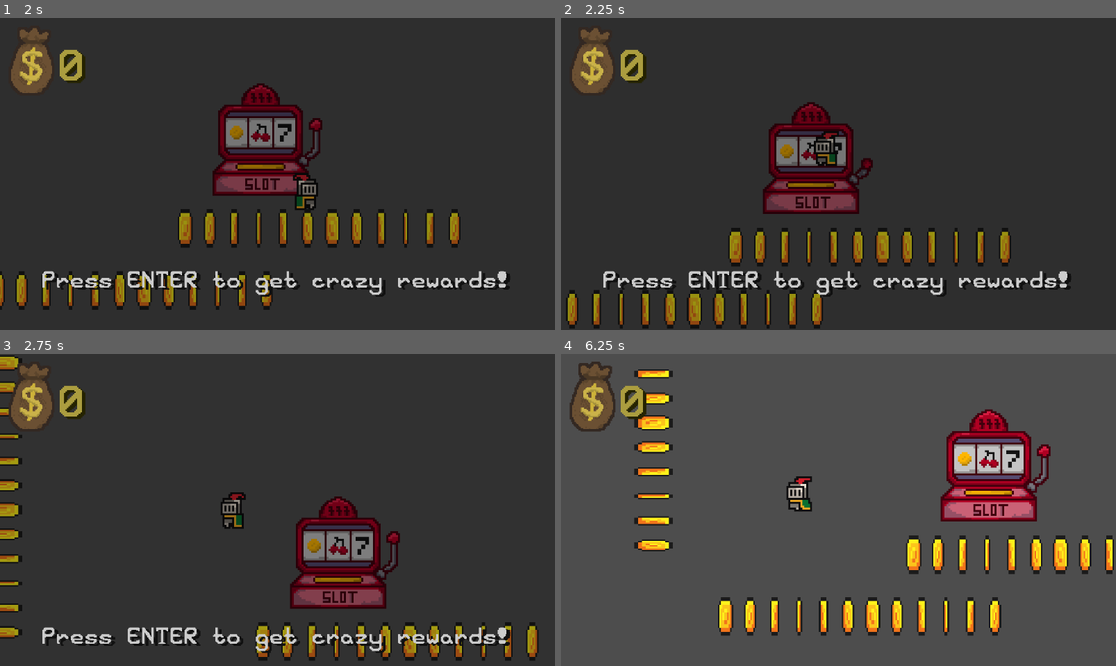
Above: before the commit, frames 1-4 (two rows, left to right).
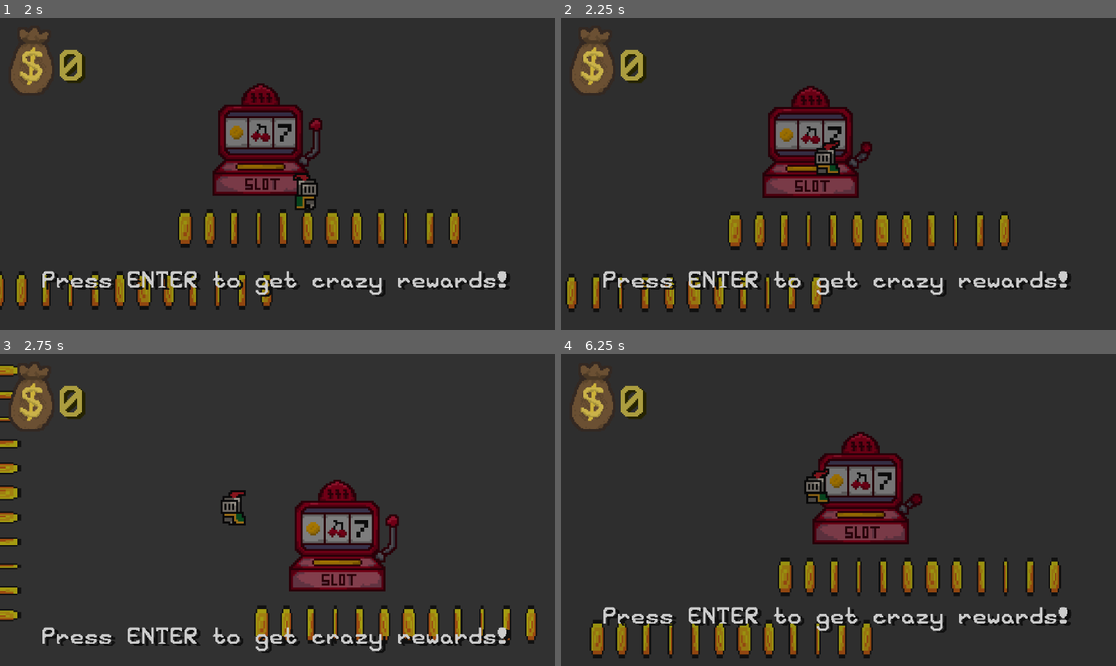
Above: after the commit, the same moments.

Repository: tomkoid/brackeys_game_jam
Game: Godot game, scene res://level.tscn
Same seed, same stepped clock (60 frames per second), same inputs: the game is played once before the commit and once after it.
Inputs:
- Up to frame 1 (2 s): tap Enter (interact) at 0.5, 1.25, 1.35 s; hold D (right) from 0.53 s (still down); tap Space (jump) at 0.6, 0.77, 1.07, 1.52, 1.55, 1.82 s
- Up to frame 2 (2.25 s): tap Enter (interact) at 2 s; release D (right) at 2.03 s; hold A (left) from 2.03 s (still down); tap Space (jump) at 2.1 s
- Up to frame 3 (2.75 s): keep holding A (left)
- Up to frame 4 (6.25 s): tap Enter (interact) at 2.75, 2.85, 3.5, 4.25, 4.35, 5.85 s; release A (left) at 2.78 s; hold D (right) 2.78-4.28 s; tap Space (jump) at 3.02, 3.05, 3.32, 3.6, 3.77, 4.07, 4.52, 4.55, 4.82, 5.1, 6.02, 6.05 s; hold A (left) 4.28-5.03 s; hold D (right) 5.03-5.78 s; hold A (left) from 5.78 s (still down)

Frame 1 is identical in both runs. In frame 2, 11% of the frame differs, in the area x 0-82%, y 21-100%; in frame 3, 11%; in frame 4, 95%, in the area x 0-100%, y 0-100%.

Commit message:
minor bug fixes

Diff:
--- a/Scripts/Player.gd
+++ b/Scripts/Player.gd
@@ -37,7 +37,7 @@
 		velocity.y = wall_slide_speed
 
 	# ---- SKOK ----
-	if Input.is_action_just_pressed("ui_accept"):
+	if Input.is_action_just_pressed("jump"):
 		if is_on_floor():
 			velocity.y = jump_velocity
 		elif on_left_wall or on_right_wall:
@@ -52,7 +52,6 @@
 
 	# ---- ANIMACE ----
 	_update_animation(input_dir)
-	print("Left:", on_left_wall, "Right:", on_right_wall)
 
 func _update_animation(input_dir: float) -> void:
 	# Otočení podle směru pohybu
--- a/level.tscn
+++ b/level.tscn
@@ -1,6 +1,6 @@
 [gd_scene load_steps=5 format=4 uid="uid://b68neqhxebs03"]
 
-[ext_resource type="PackedScene" uid="uid://cro1rju0k4bel" path="res://Scenes/Player.tscn" id="1_o5qli"]
+[ext_resource type="PackedScene" uid="uid://cro1rju0k4bel" path="res://Scripts/Player.tscn" id="1_o5qli"]
 [ext_resource type="Texture2D" uid="uid://bsgkb03uw5vj3" path="res://Assets/brackeys_platformer_assets/sprites/coin.png" id="2_vonw3"]
 [ext_resource type="PackedScene" uid="uid://qfvbj3pph5dy" path="res://Scenes/SlotMachine.tscn" id="3_oi3di"]
 
--- a/main.tscn
+++ b/main.tscn
@@ -1,6 +1,6 @@
 [gd_scene load_steps=2 format=3 uid="uid://kqecwxf34a6t"]
 
-[ext_resource type="PackedScene" uid="uid://cro1rju0k4bel" path="res://Scenes/Player.tscn" id="1_u52ul"]
+[ext_resource type="PackedScene" uid="uid://cro1rju0k4bel" path="res://Scripts/Player.tscn" id="1_u52ul"]
 
 [node name="Node2D" type="Node2D"]
 
Renamed: Scenes/Player.tscn -> Scripts/Player.tscn
